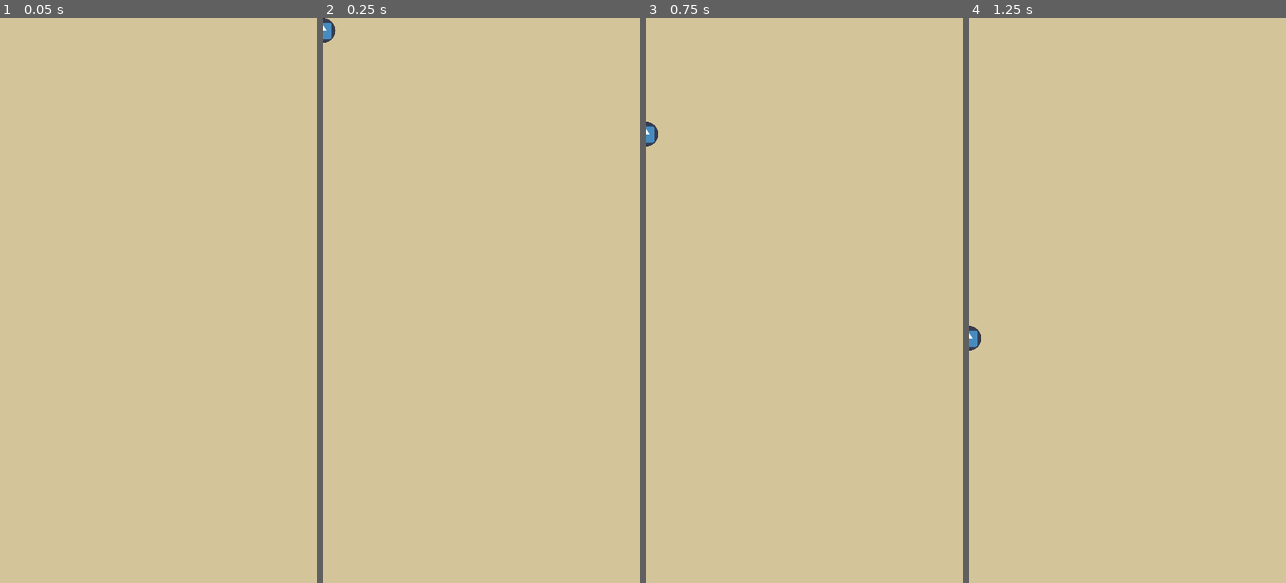
Above: before the commit, frames 1-4 (left to right).
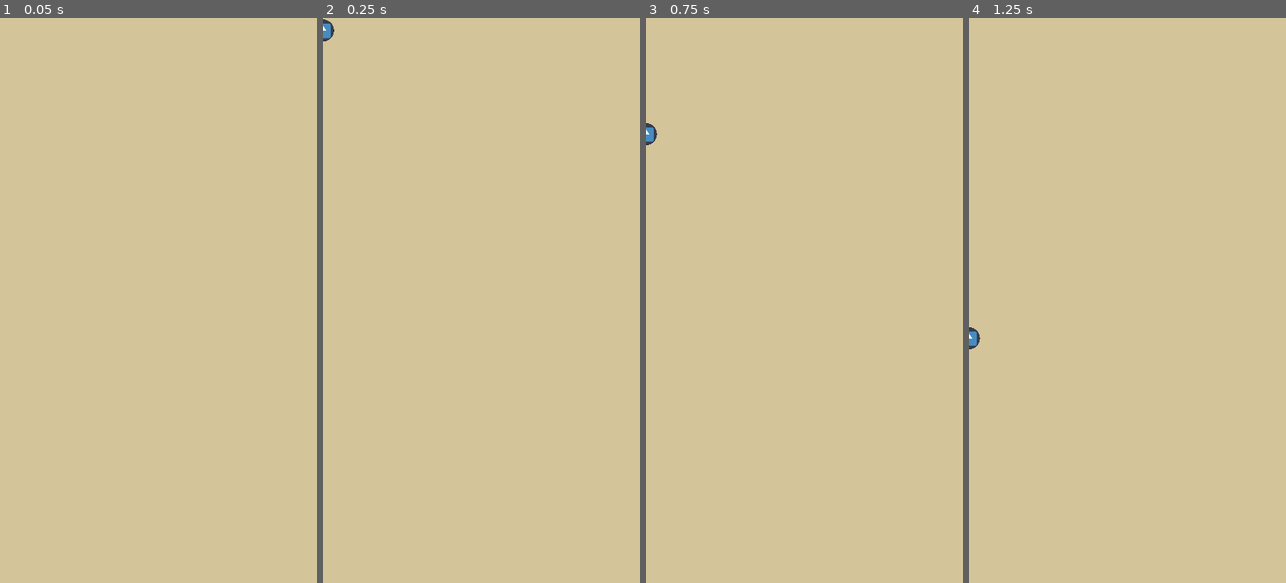
Above: after the commit, the same moments.

Repository: jaajCorp/siuuuka-game
Game: Godot game, scene res://scenes/Ball/Ball.tscn
The game is run twice, just before and just after one commit, with the same random seed, the same clock (stepped at 60 frames per second) and the same inputs. This scene is started directly instead of the project's main scene. The engine's default icon, where the game draws it, is replaced by a stand-in: a white triangle on a blue panel in a dark square.
Inputs (mouse positions are in pixels of both pictures, inside the frame that each line leads up to):
- Up to frame 1 (0.05 s): no input
- Up to frame 2 (0.25 s): no input
- Up to frame 3 (0.75 s): move the mouse to (874, 272) at 0.52 s; click (874, 272) at 0.67 s
- Up to frame 4 (1.25 s): no input

Frame 1 is identical in both runs. In frame 2, less than 0.1% of the frame differs, in the area x 0-4%, y 0-5%; in frame 3, less than 0.1%, in the area x 0-4%, y 18-23%; in frame 4, less than 0.1%.

Commit message:
fix(game_logic): Fixed ball sizes so now game is finishable

Diff:
--- a/scenes/Ball/ball.gd
+++ b/scenes/Ball/ball.gd
@@ -28,19 +28,19 @@
 
 const LEVEL_SIZES := [
 	1.0,
-	1.25992104989487,
-	1.587401051968192,
+	1.31,
 	2.0,
-	2.51984209978974,
-	3.174802103936383,
+	2.25,
+	2.63,
+	3.44,
 	4.0,
-	5.03968419957948,
-	6.349604207872766,
-	8.0,
-	10.07936839915896,
+	4.9,
+	5.51,
+	6.88,
+	8.14,
 ]
 
-@onready var BASE_SIZE: Vector2 = Vector2.ONE * 56
+@onready var BASE_SIZE: Vector2 = Vector2.ONE * 50
 const BASE_MASS: float = 1
 const PACKED_SCENE = preload("res://scenes/Ball/Ball.tscn")
 
